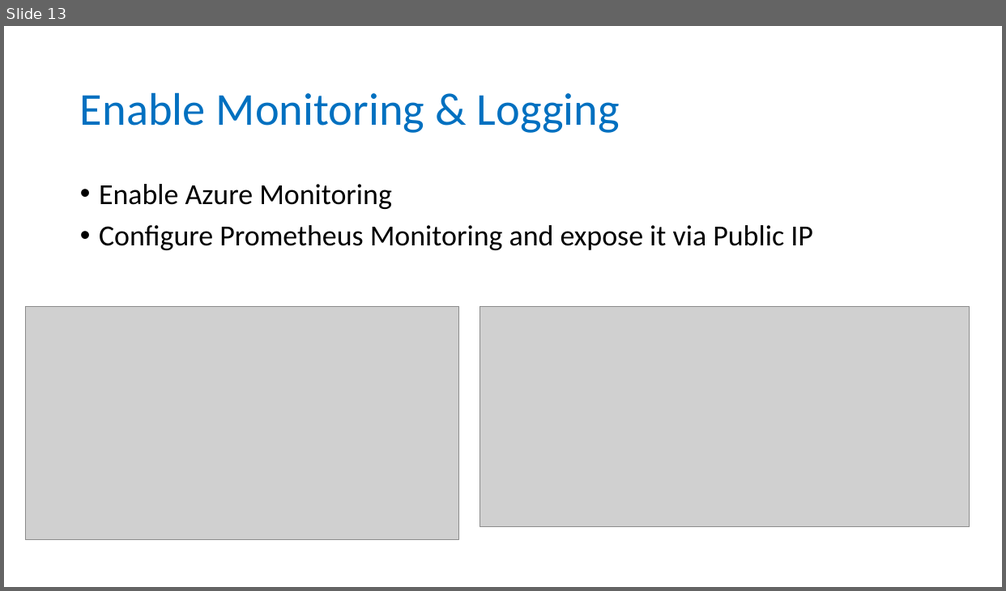
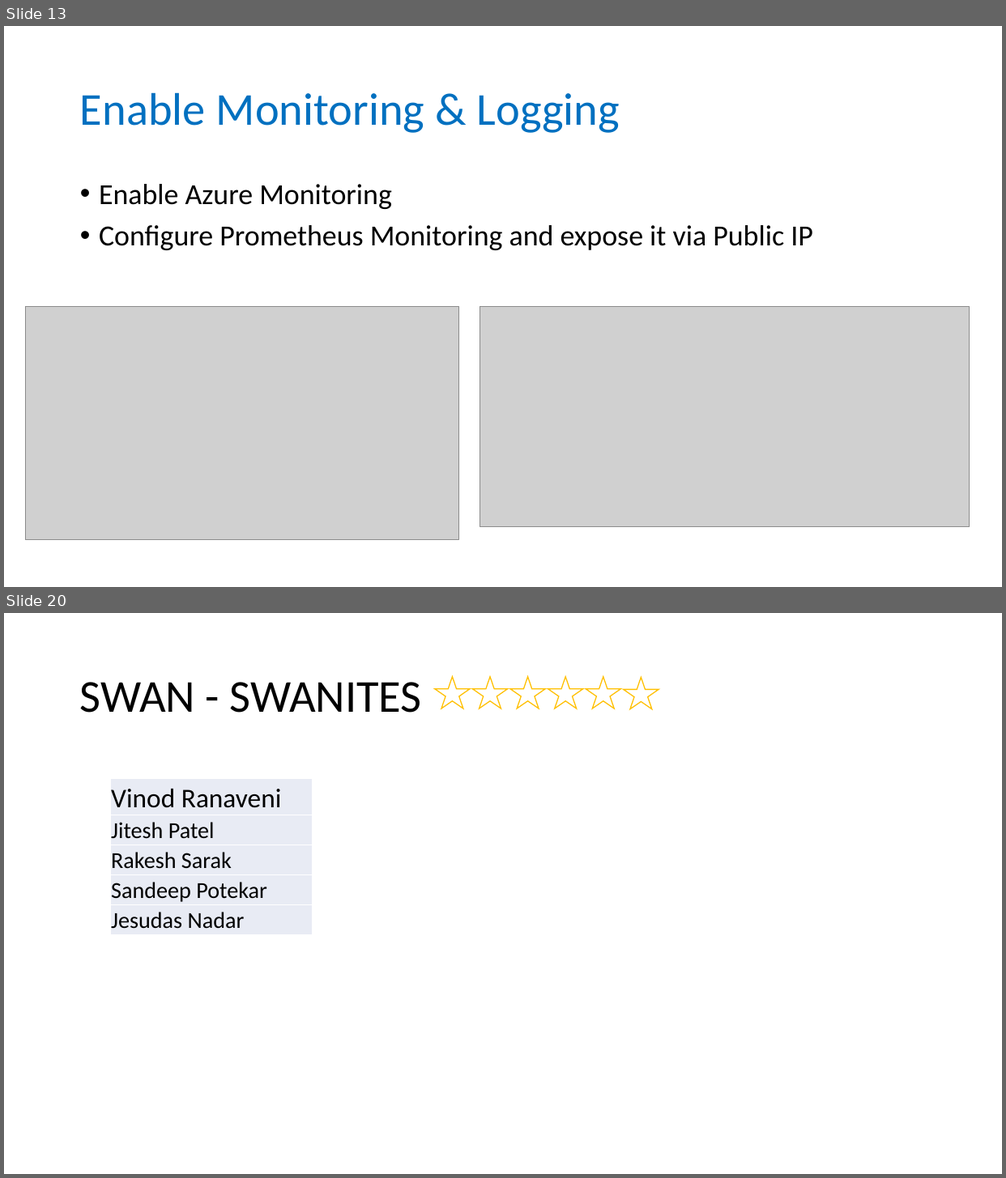
Before and after one commit to sumitkute/kubehack, a slide deck: assets/instructions/Azure Kubernetes Service HACKATON.pptx. Shown one above the other, each under a label of ours: slide 13 before the commit, slides 13 and 20 after it; the slides between them are not shown. The pictures are 1006x591 and 1006x1178 pixels, drawn with LibreOffice and Linux fonts; fonts in the diff are those of the drawing; grey boxes stand for pictures. Boxes give left, top, right and bottom in pixels: in the first picture for what was removed or moved away, otherwise in the second. Text is boxed around its words. In the diff, an @@ line names an element or a change of style, - is before the commit and + after.

```diff
--- a/assets/instructions/Azure Kubernetes Service HACKATON.pptx
+++ b/assets/instructions/Azure Kubernetes Service HACKATON.pptx
@@ slide 20 added at (x1=4, y1=613, x2=1002, y2=1174), background #FFFFFF @@
@@ title added at (x1=80, y1=682, x2=422, y2=713), 44 pt, text #000000 @@
+SWAN - SWANITES
@@ group added at (x1=434, y1=677, x2=658, y2=709): 6 stars @@
@@ table added at (x1=110, y1=779, x2=312, y2=935), 5 rows, 1 columns @@
+Vinod Ranaveni
+Jitesh Patel
+Rakesh Sarak
+Sandeep Potekar
+Jesudas Nadar
```
Also in this commit, not shown: 2 slides changed, 8 other slides added, 3 other files.
